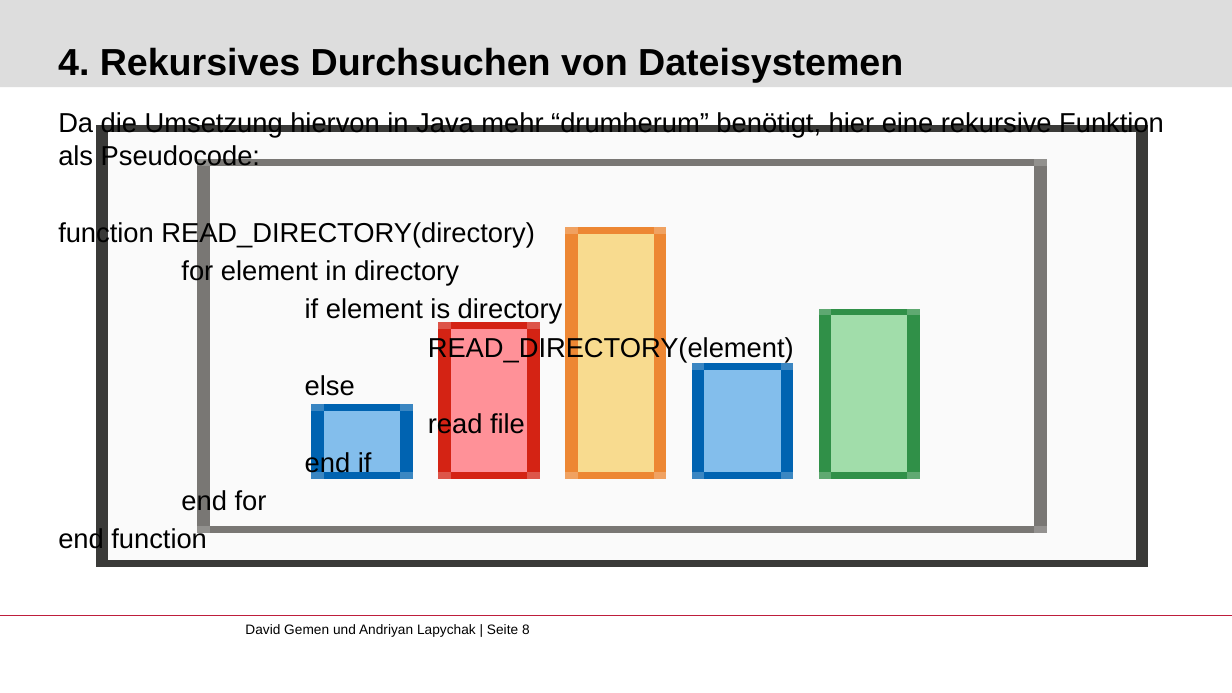
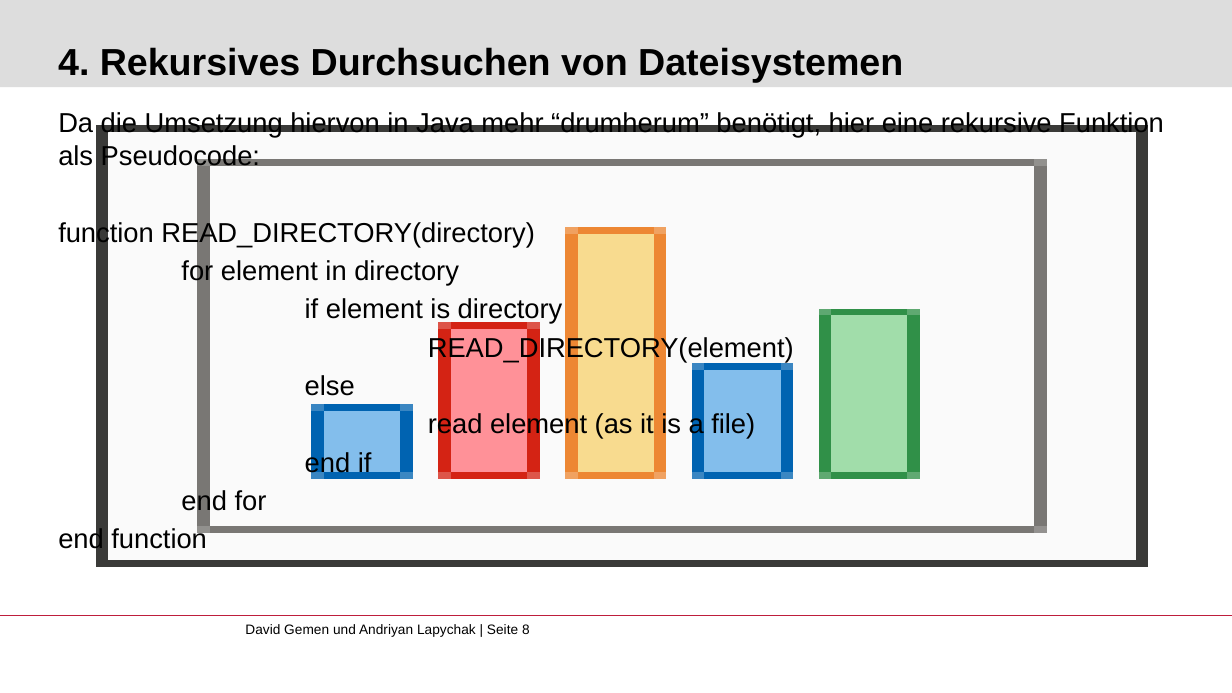
Before and after one commit to gemdav/Programmieren-1-Tutorium, a slide deck: slide 8 of slides/09_recursion_1.pptx. Drawn at 1232x693 pixels with LibreOffice and Linux fonts; fonts in the diff are those of the drawing; background and template pictures are left out. Boxes give left, top, right and bottom in pixels: in the first picture for what was removed or moved away, otherwise in the second. Text is boxed around its words. In the diff, an @@ line names an element or a change of style, - is before the commit and + after.

```diff
--- a/slides/09_recursion_1.pptx
+++ b/slides/09_recursion_1.pptx
@@ text at (428, 412, 755, 439): text changed @@
-read file
+read element (as it is a file)
```
Also in this commit, not shown: 10 other files.
